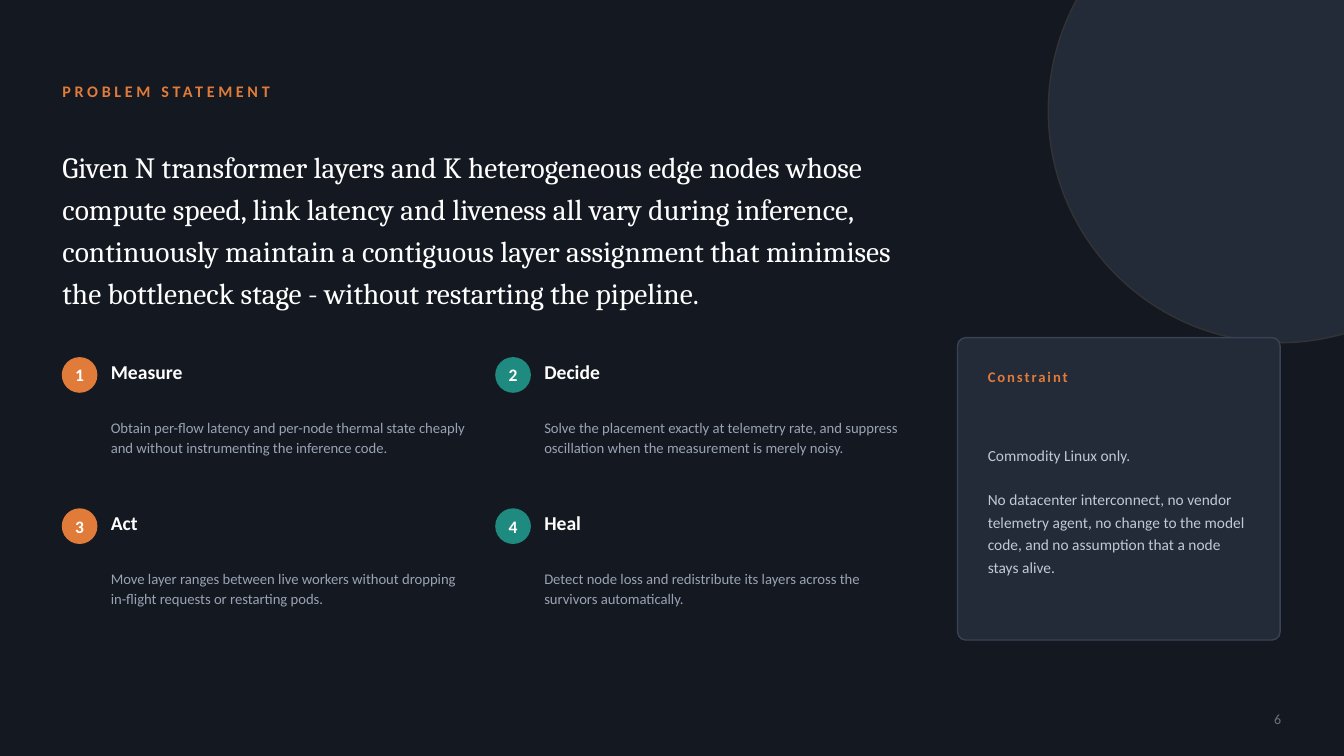
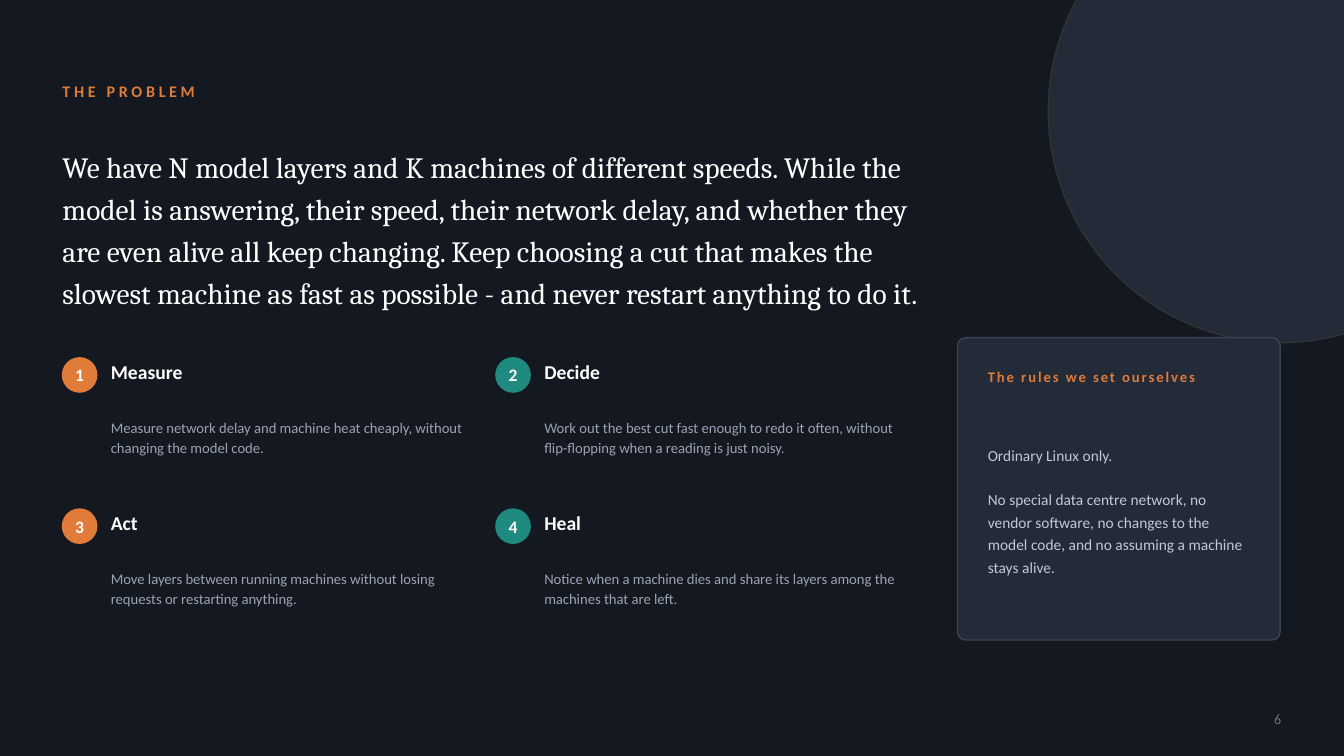
Before and after one commit to karnati-praveen/ebpf-, a slide deck: slide 6 of docs/presentation/KubeEdgeInfer.pptx. Drawn at 1344x756 pixels with LibreOffice and Linux fonts; fonts in the diff are those of the drawing. Boxes give left, top, right and bottom in pixels: in the first picture for what was removed or moved away, otherwise in the second. Text is boxed around its words. In the diff, an @@ line names an element or a change of style, - is before the commit and + after.

```diff
--- a/docs/presentation/KubeEdgeInfer.pptx
+++ b/docs/presentation/KubeEdgeInfer.pptx
@@ text at (62, 86, 195, 97): text changed @@
-PROBLEM STATEMENT
+THE PROBLEM
@@ text at (62, 157, 917, 311): text changed @@
-Given N transformer layers and K heterogeneous edge nodes whose compute speed, link latency and liveness all vary during inference, continuously maintain a contiguous layer assignment that minimises the bottleneck stage - without restarting the pipeline.
+We have N model layers and K machines of different speeds. While the model is answering, their speed, their network delay, and whether they are even alive all keep changing. Keep choosing a cut that makes the slowest machine as fast as possible - and never restart anything to do it.
@@ text at (988, 371, 1195, 382): text changed @@
-Constraint
+The rules we set ourselves
@@ text at (111, 423, 462, 456): text changed @@
-Obtain per-flow latency and per-node thermal state cheaply and without instrumenting the inference code.
+Measure network delay and machine heat cheaply, without changing the model code.
@@ text at (544, 423, 893, 456): text changed @@
-Solve the placement exactly at telemetry rate, and suppress oscillation when the measurement is merely noisy.
+Work out the best cut fast enough to redo it often, without flip-flopping when a reading is just noisy.
@@ text at (988, 450, 1243, 576): text changed @@
-Commodity Linux only.
-No datacenter interconnect, no vendor telemetry agent, no change to the model code, and no assumption that a node stays alive.
+Ordinary Linux only.
+No special data centre network, no vendor software, no changes to the model code, and no assuming a machine stays alive.
@@ text at (111, 574, 435, 607): text changed @@
-Move layer ranges between live workers without dropping in-flight requests or restarting pods.
+Move layers between running machines without losing requests or restarting anything.
@@ text at (544, 574, 895, 604): text changed @@
-Detect node loss and redistribute its layers across the survivors automatically.
+Notice when a machine dies and share its layers among the machines that are left.
```
Also in this commit, not shown: 14 other slides changed, 10 other files.
